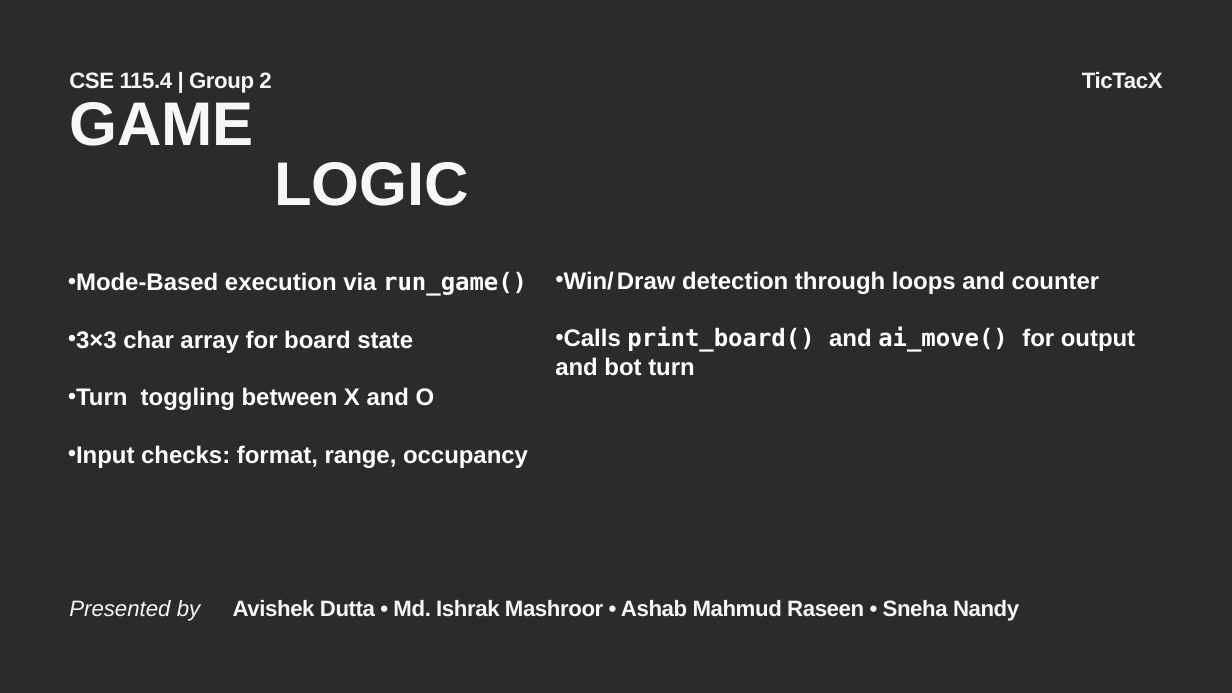
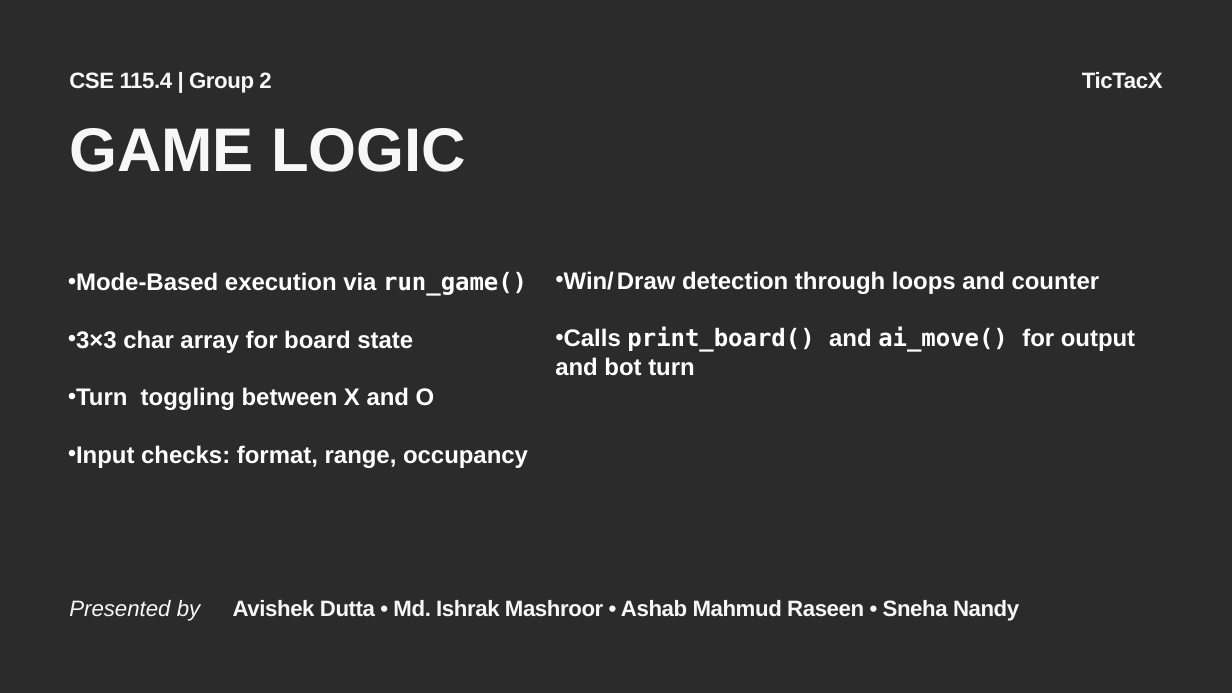
Before and after one commit to tyroruyk/tictacx, a slide deck: slide 10 of others/TicTacX.pptx. Drawn at 1232x693 pixels with LibreOffice and Linux fonts; fonts in the diff are those of the drawing; background and template pictures are left out; a plain dark background stands for a picture behind light text. Boxes give left, top, right and bottom in pixels: in the first picture for what was removed or moved away, otherwise in the second. Text is boxed around its words. In the diff, an @@ line names an element or a change of style, - is before the commit and + after.

```diff
--- a/others/TicTacX.pptx
+++ b/others/TicTacX.pptx
@@ text at (69, 128, 466, 172): text changed @@
-GAME
-LOGIC
+GAME LOGIC
```
Also in this commit, not shown: 2 other slides changed, 1 other file.
